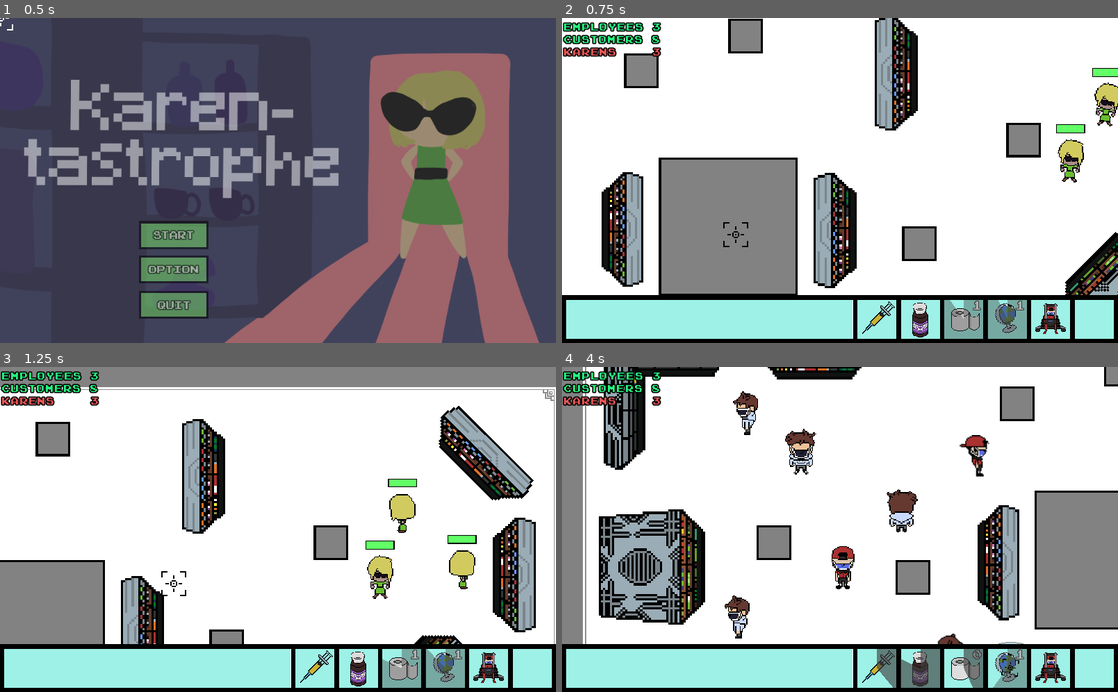
Above: before the commit, frames 1-4 (two rows, left to right).
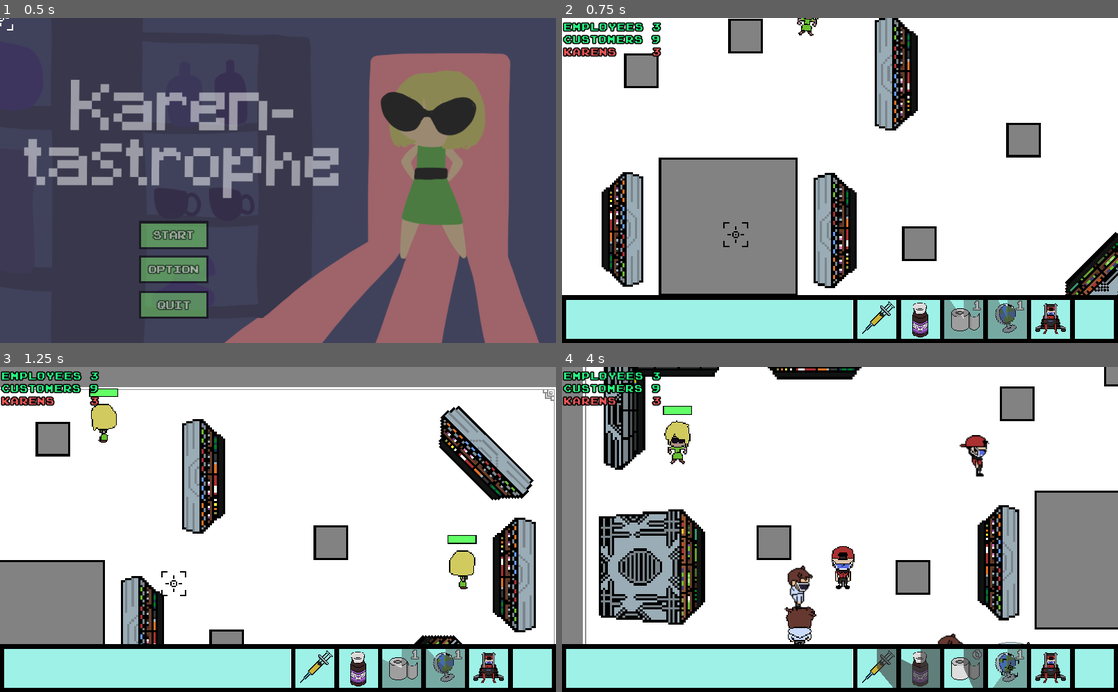
Above: after the commit, the same moments.

Repository: henryliuser/gmtk20
Game: Godot game, scene res://Menu.tscn
The game is run twice, just before and just after one commit, with the same random seed, the same clock (stepped at 60 frames per second) and the same inputs.
Inputs (mouse positions are in pixels of both pictures, inside the frame that each line leads up to):
- Up to frame 1 (0.5 s): no input
- Up to frame 2 (0.75 s): click (734, 235) at 0.5 s
- Up to frame 3 (1.25 s): no input
- Up to frame 4 (4 s): move the mouse to (873, 669) at 1.27 s; hold 1 (cam_1) 1.28-2.03 s; click (873, 669) at 1.42 s; move the mouse to (917, 669) at 2.02 s; tap 2 (cam_2) at 2.1 s; click (917, 669) at 2.17 s; move the mouse to (962, 666) at 2.77 s; hold 3 (cam_3) 2.78-3.53 s; click (962, 666) at 2.92 s; move the mouse to (1012, 669) at 3.52 s; tap 4 (cam_4) at 3.6 s; click (1012, 669) at 3.67 s

Frame 1 is identical in both runs. In frame 2, 1.3% of the frame differs, in the area x 16-100%, y 0-51%; in frame 3, 1.6%; in frame 4, 3.1%, in the area x 16-85%, y 5-86%.
Error in both runs: Invalid set index 'rect_position' (on base: 'previously freed instance') with value of type 'Vector2'. (res://Characters/Karen.gd:176)

Commit message:
final world

Diff:
--- a/World/Warudo.tscn
+++ b/World/Warudo.tscn
@@ -119,11 +119,11 @@
 rotation = 3.02405
 
 [node name="Karen2" parent="Karens" instance=ExtResource( 7 )]
-position = Vector2( 628.5, -129.89 )
+position = Vector2( -791.571, -297.92 )
 rotation = 3.02405
 
 [node name="Karen3" parent="Karens" instance=ExtResource( 7 )]
-position = Vector2( 703.471, -230.143 )
+position = Vector2( 153.286, -396.686 )
 rotation = 3.02405
 
 [node name="Employees" type="Node2D" parent="."]
@@ -146,7 +146,7 @@
 [node name="Customers" type="Node2D" parent="."]
 
 [node name="Customer" parent="Customers" instance=ExtResource( 9 )]
-position = Vector2( -398.528, -116.686 )
+position = Vector2( 72.8463, 341.305 )
 
 [node name="Customer7" parent="Customers" instance=ExtResource( 9 )]
 position = Vector2( -340.536, 338.331 )
@@ -155,7 +155,10 @@
 position = Vector2( -319.718, 186.659 )
 
 [node name="Customer6" parent="Customers" instance=ExtResource( 9 )]
-position = Vector2( -441.062, -263.658 )
+position = Vector2( -64.8544, 198.794 )
+
+[node name="Customer9" parent="Customers" instance=ExtResource( 9 )]
+position = Vector2( 277.152, 177.976 )
 
 [node name="Customer2" parent="Customers" instance=ExtResource( 9 )]
 position = Vector2( -516.108, 113.675 )
@@ -167,4 +170,4 @@
 position = Vector2( -560.094, 369.806 )
 
 [node name="Customer5" parent="Customers" instance=ExtResource( 9 )]
-position = Vector2( -679.097, -175.509 )
+position = Vector2( -674.637, 101.07 )
